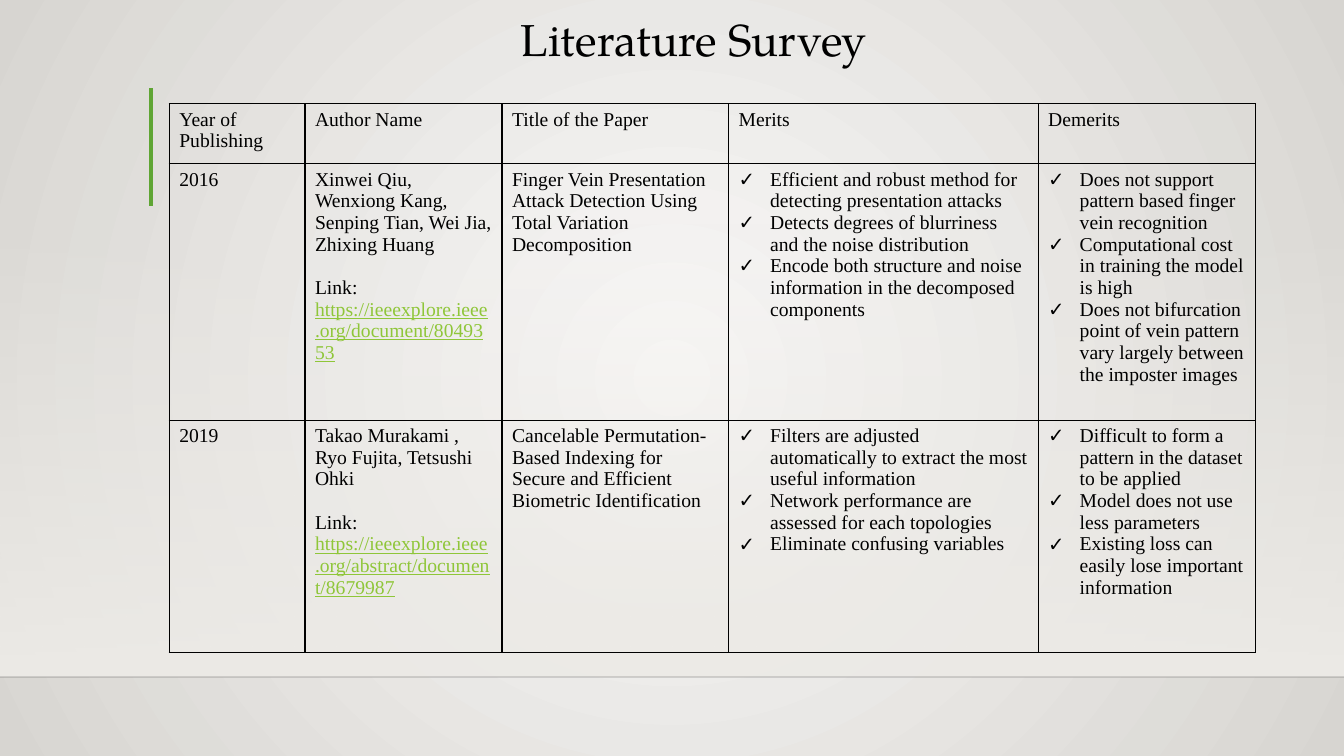
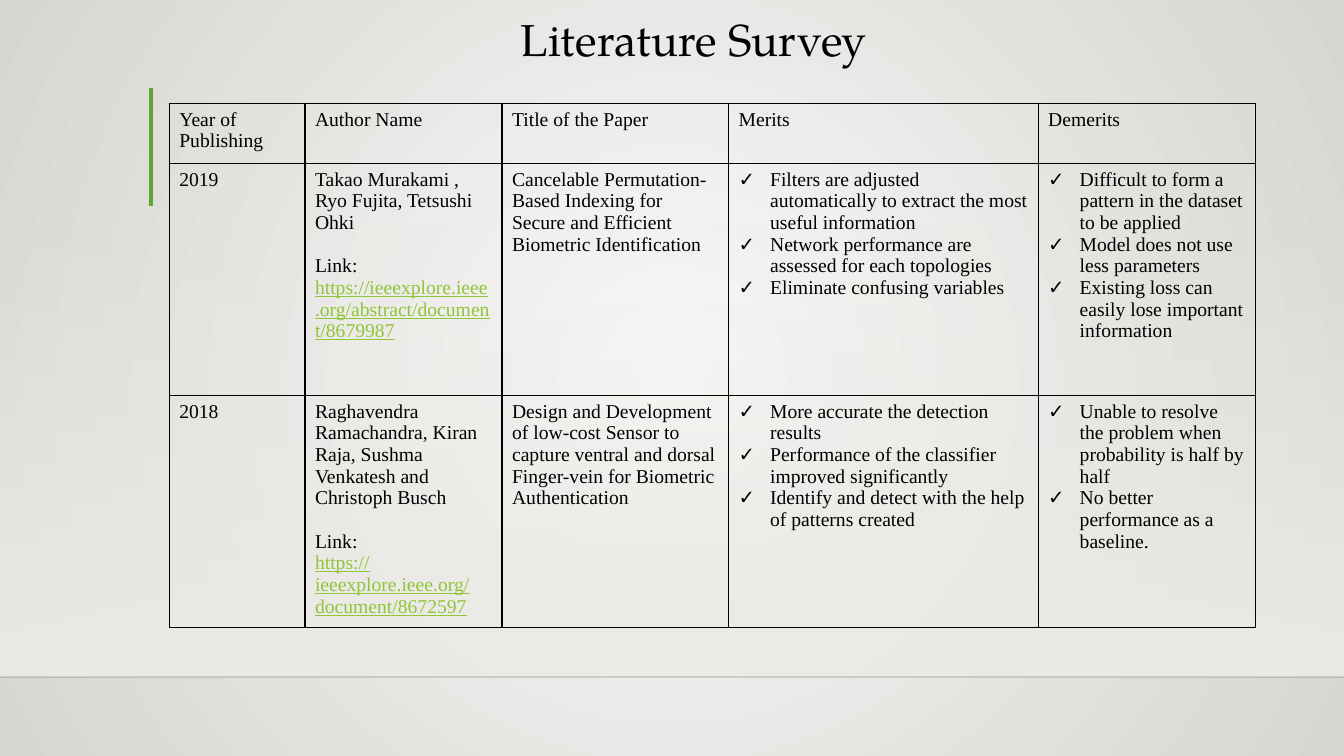
Before and after one commit to batch-B3/Biometric-Finger-Vein-Authentication-Using-Deep-Learning-Algorithm, a slide deck: slide 3 of Project Documents/Batch 3 PPT.pptx (slide 4 before the commit). Drawn at 1344x756 pixels with LibreOffice and Linux fonts; fonts in the diff are those of the drawing; background and template pictures are left out. Boxes give left, top, right and bottom in pixels: in the first picture for what was removed or moved away, otherwise in the second. Text is boxed around its words. In the diff, an @@ line names an element or a change of style, - is before the commit and + after.

```diff
--- a/Project Documents/Batch 3 PPT.pptx
+++ b/Project Documents/Batch 3 PPT.pptx
@@ table at (169, 104, 1257, 641) @@
-row 2: 2016 | Xinwei Qiu, Wenxiong Kang, Senping Tian, Wei Jia, Zhixing Huang / Link: https://ieeexplore.ieee.org/document/8049353 | Finger Vein Presentation Attack Detection Using Total Variation Decomposition | Efficient and robust method for detecting presentation attacks / Detects degrees of blurriness and the noise distribution / Encode both structure and noise information in the decomposed components | Does not support pattern based finger vein recognition / Computational cost in training the model is high / Does not bifurcation point of vein pattern vary largely between the imposter images
+row 3: 2018 | Raghavendra Ramachandra, Kiran Raja, Sushma Venkatesh and Christoph Busch / Link: / https://ieeexplore.ieee.org/document/8672597 | Design and Development of low-cost Sensor to capture ventral and dorsal Finger-vein for Biometric Authentication | More accurate the detection results / Performance of the classifier improved significantly / Identify and detect with the help of patterns created | Unable to resolve the problem when probability is half by half / No better performance as a baseline.
```
Also in this commit, not shown: 10 other slides changed, 1 slide added, 1 slide removed.
